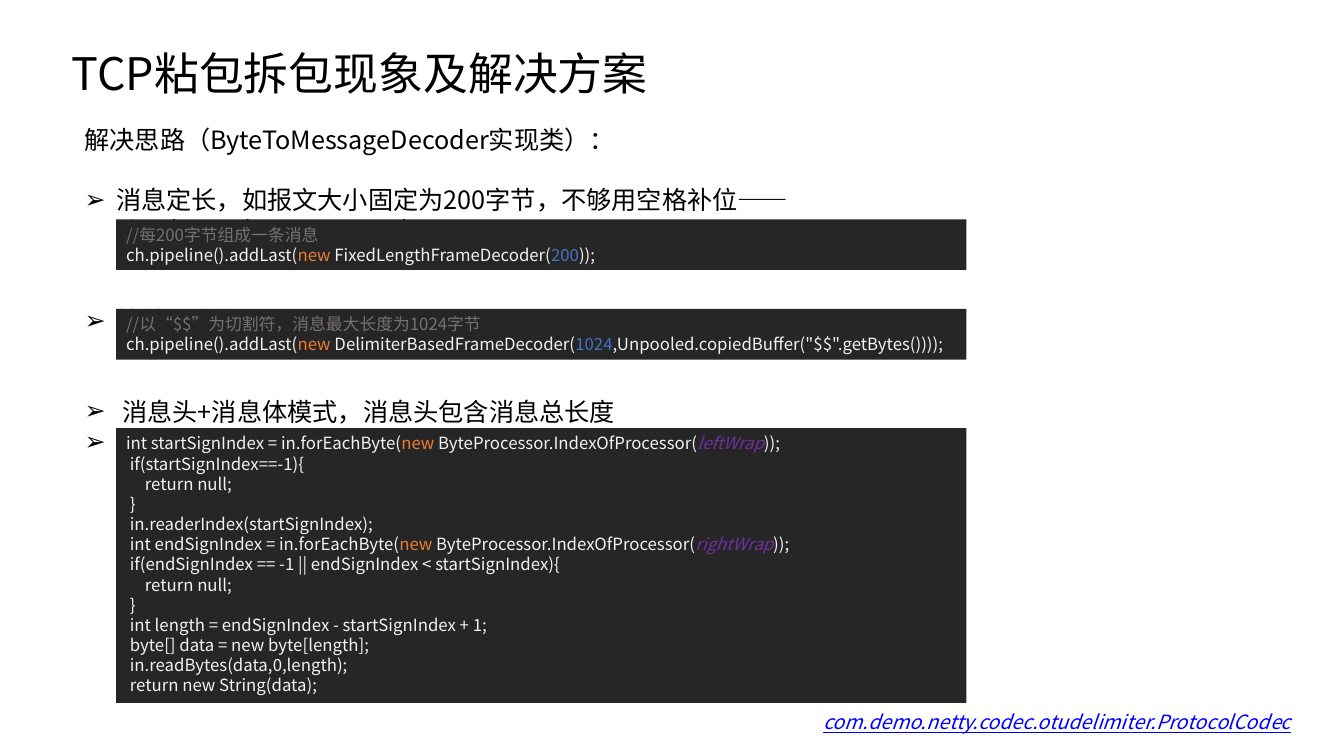
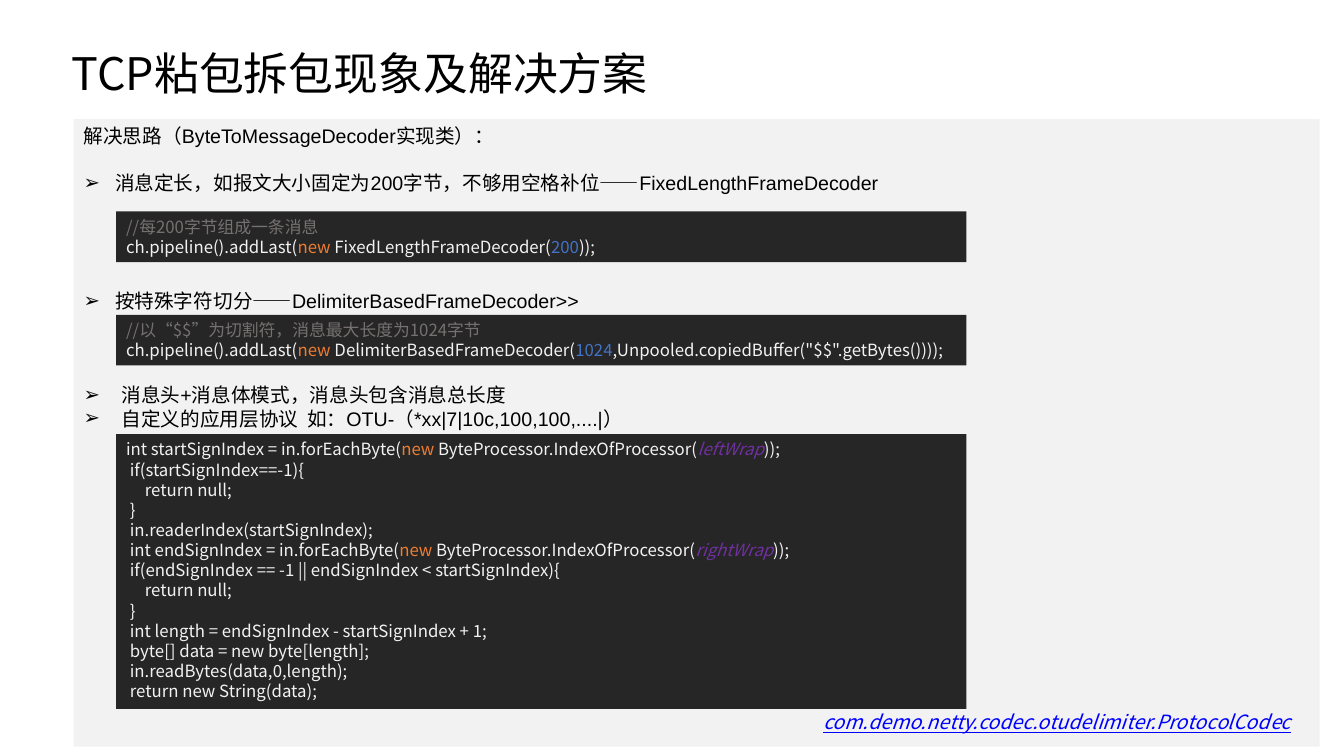
Before and after one commit to taomee517/netty-notes, a slide deck: slide 44 of Netty分享.pptx. Drawn at 1344x756 pixels with LibreOffice and Linux fonts; fonts in the diff are those of the drawing. Boxes give left, top, right and bottom in pixels: in the first picture for what was removed or moved away, otherwise in the second. Text is boxed around its words. In the diff, an @@ line names an element or a change of style, - is before the commit and + after.

```diff
--- a/Netty分享.pptx
+++ b/Netty分享.pptx
@@ rectangle "解决思路（ByteToMessageDecoder实现类）：": place and size @@
-rectangle "解决思路（ByteToMessageDecoder实现类）：" at [85, 127, 788, 457]
+rectangle "解决思路（ByteToMessageDecoder实现类）：" at [74, 119, 1320, 747]
@@ rectangle "解决思路（ByteToMessageDecoder实现类）：" at [74, 119, 1320, 747]: size 18 to 14 pt, font Noto Sans CJK SC to Arial; fill none to #F2F2F2 @@
@@ rectangle "//每200字节组成一条消息": place and size @@
-rectangle "//每200字节组成一条消息" at [116, 219, 967, 269]
+rectangle "//每200字节组成一条消息" at [116, 212, 967, 262]
@@ rectangle "//以“$$”为切割符，消息最大长度为1024字节": place and size @@
-rectangle "//以“$$”为切割符，消息最大长度为1024字节" at [116, 309, 967, 359]
+rectangle "//以“$$”为切割符，消息最大长度为1024字节" at [116, 315, 967, 365]
@@ rectangle "int startSignIndex = in.forEachByte(new ByteProcessor.IndexO ...": place and size @@
-rectangle "int startSignIndex = in.forEachByte(new ByteProcessor.IndexO ..." at [116, 429, 967, 704]
+rectangle "int startSignIndex = in.forEachByte(new ByteProcessor.IndexO ..." at [116, 435, 967, 710]
```
Also in this commit, not shown: 22 other slides changed, 1 slide added, 1 slide removed.
